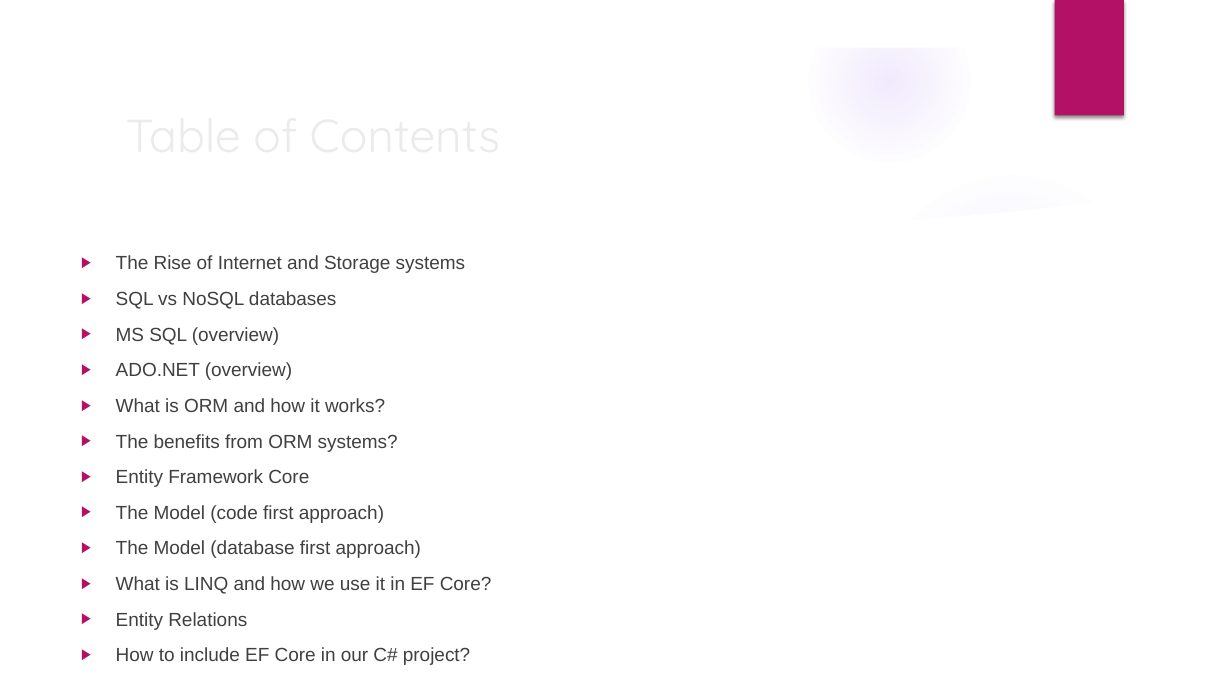
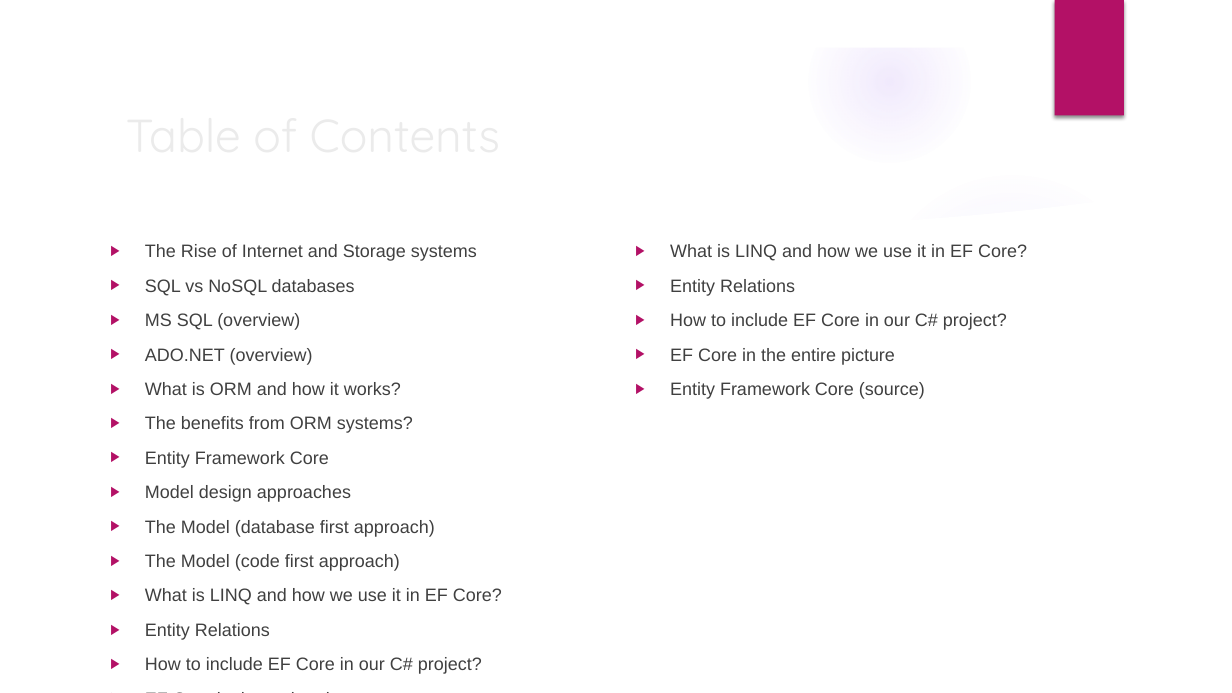
Before and after one commit to velizar92/TSK_Presentations, a slide deck: slide 2 of Databases_and_EntityFrameworkCore.pptx. Drawn at 1232x693 pixels with LibreOffice and Linux fonts; fonts in the diff are those of the drawing; background and template pictures are left out. Boxes give left, top, right and bottom in pixels: in the first picture for what was removed or moved away, otherwise in the second. Text is boxed around its words. In the diff, an @@ line names an element or a change of style, - is before the commit and + after.

Commit message:
Add new slides

```diff
--- a/Databases_and_EntityFrameworkCore.pptx
+++ b/Databases_and_EntityFrameworkCore.pptx
@@ text at box(145, 244, 502, 674): paragraphs added @@
+▶ EF Core in the entire picture
+▶ Entity Framework Core (source)
@@ text "The Rise of Internet and ...": place and size @@
-text "The Rise of Internet and ..." at box(116, 255, 492, 665)
+text "The Rise of Internet and ..." at box(145, 244, 502, 674)
@@ text at box(145, 244, 502, 674): size 14.8 to 14 pt in "The Rise of Internet and Storage systems", "SQL vs NoSQL databases", "MS SQL (overview)", "ADO.NET (overview)" and 7 more places @@
@@ text added at box(670, 244, 1027, 399), 14 pt, text #404040 @@
+▶ What is LINQ and how we use it in EF Core?
+▶ Entity Relations
+▶ How to include EF Core in our C# project?
+▶ EF Core in the entire picture
+▶ Entity Framework Core (source)
@@ text at box(145, 485, 435, 537): paragraphs added @@
+▶ Model design approaches
+▶ The Model (database first approach)
@@ text at box(116, 540, 421, 558): paragraph removed @@
-▶ The Model (database first approach)
```
Also in this commit, not shown: 1 other slide changed, 4 slides added.
